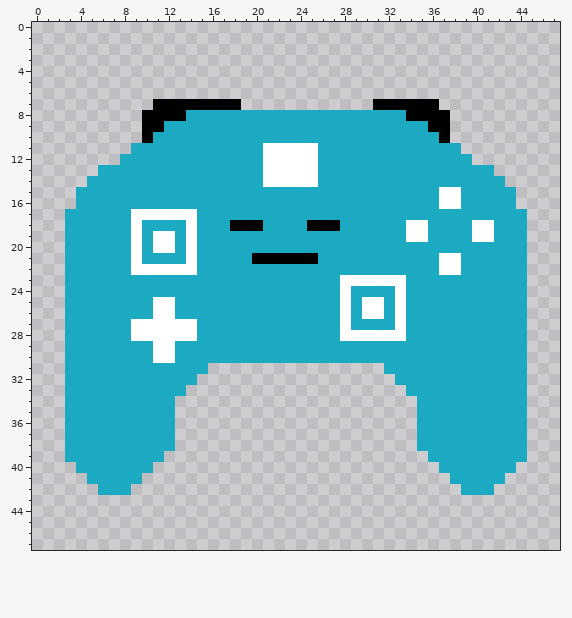
File history of a pixel-art sprite, assets/boss/2_1.png. Above, as it was before the edit.
The file is 48x48 pixels.
The same view after the edit:
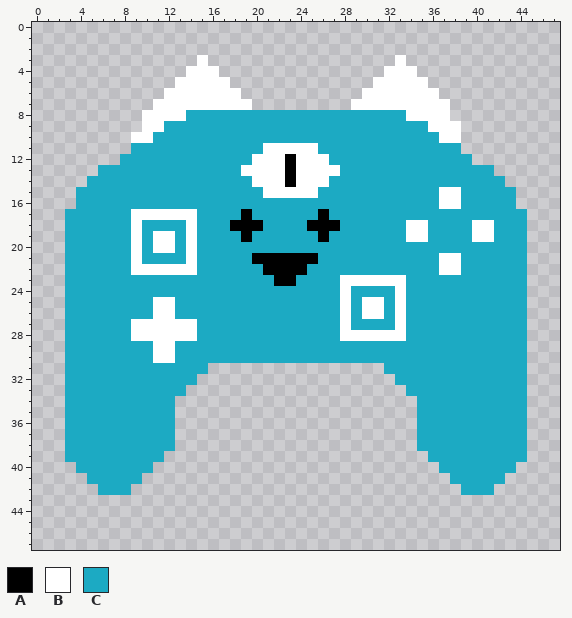
Palette (. is transparent): A #000000  B #ffffff  C #1caac3
What changed:
@@ x 0..47 @@
  2 ................................................
- 3 ................................................
- 4 ................................................
- 5 ................................................
- 6 ................................................
- 7 ...........AAAAAAAA............AAAAAA...........
- 8 ..........AAAACCCCCCCCCCCCCCCCCCCCAAAA..........
- 9 ..........AACCCCCCCCCCCCCCCCCCCCCCCCAA..........
-10 ..........ACCCCCCCCCCCCCCCCCCCCCCCCCCA..........
+ 3 ...............B.................B..............
+ 4 ..............BBB...............BBB.............
+ 5 .............BBBBB.............BBBBB............
+ 6 ............BBBBBBB...........BBBBBBB...........
+ 7 ...........BBBBBBBBB.........BBBBBBBBB..........
+ 8 ..........BBBBCCCCCCCCCCCCCCCCCCCCBBBB..........
+ 9 ..........BBCCCCCCCCCCCCCCCCCCCCCCCCBBB.........
+10 .........BBCCCCCCCCCCCCCCCCCCCCCCCCCCBB.........
 11 .........CCCCCCCCCCCCBBBBBCCCCCCCCCCCCC.........
-12 ........CCCCCCCCCCCCCBBBBBCCCCCCCCCCCCCC........
-13 ......CCCCCCCCCCCCCCCBBBBBCCCCCCCCCCCCCCCC......
-14 .....CCCCCCCCCCCCCCCCBBBBBCCCCCCCCCCCCCCCCC.....
-15 ....CCCCCCCCCCCCCCCCCCCCCCCCCCCCCCCCCBBCCCCC....
+12 ........CCCCCCCCCCCCBBBABBBCCCCCCCCCCCCC........
+13 ......CCCCCCCCCCCCCBBBBABBBBCCCCCCCCCCCCCC......
+14 .....CCCCCCCCCCCCCCCBBBABBBCCCCCCCCCCCCCCCC.....
+15 ....CCCCCCCCCCCCCCCCCBBBBBCCCCCCCCCCCBBCCCCC....
 16 ....CCCCCCCCCCCCCCCCCCCCCCCCCCCCCCCCCBBCCCCC....
-17 ...CCCCCCBBBBBBCCCCCCCCCCCCCCCCCCCCCCCCCCCCCC...
+17 ...CCCCCCBBBBBBCCCCACCCCCCACCCCCCCCCCCCCCCCCC...
 18 ...CCCCCCBCCCCBCCCAAACCCCAAACCCCCCBBCCCCBBCCC...
-19 ...CCCCCCBCBBCBCCCCCCCCCCCCCCCCCCCBBCCCCBBCCC...
+19 ...CCCCCCBCBBCBCCCCACCCCCCACCCCCCCBBCCCCBBCCC...
 20 ...CCCCCCBCBBCBCCCCCCCCCCCCCCCCCCCCCCCCCCCCCC...
 21 ...CCCCCCBCCCCBCCCCCAAAAAACCCCCCCCCCCBBCCCCCC...
-22 ...CCCCCCBBBBBBCCCCCCCCCCCCCCCCCCCCCCBBCCCCCC...
-23 ...CCCCCCCCCCCCCCCCCCCCCCCCCBBBBBBCCCCCCCCCCC...
+22 ...CCCCCCBBBBBBCCCCCCAAAACCCCCCCCCCCCBBCCCCCC...
+23 ...CCCCCCCCCCCCCCCCCCCAACCCCBBBBBBCCCCCCCCCCC...
 24 ...CCCCCCCCCCCCCCCCCCCCCCCCCBCCCCBCCCCCCCCCCC...
Boxes around the changes in both pictures, in picture pixels (x1, y1, x2, y2):
changed: (131, 55, 252, 143)
changed: (351, 55, 461, 143)
changed: (241, 154, 340, 286)
